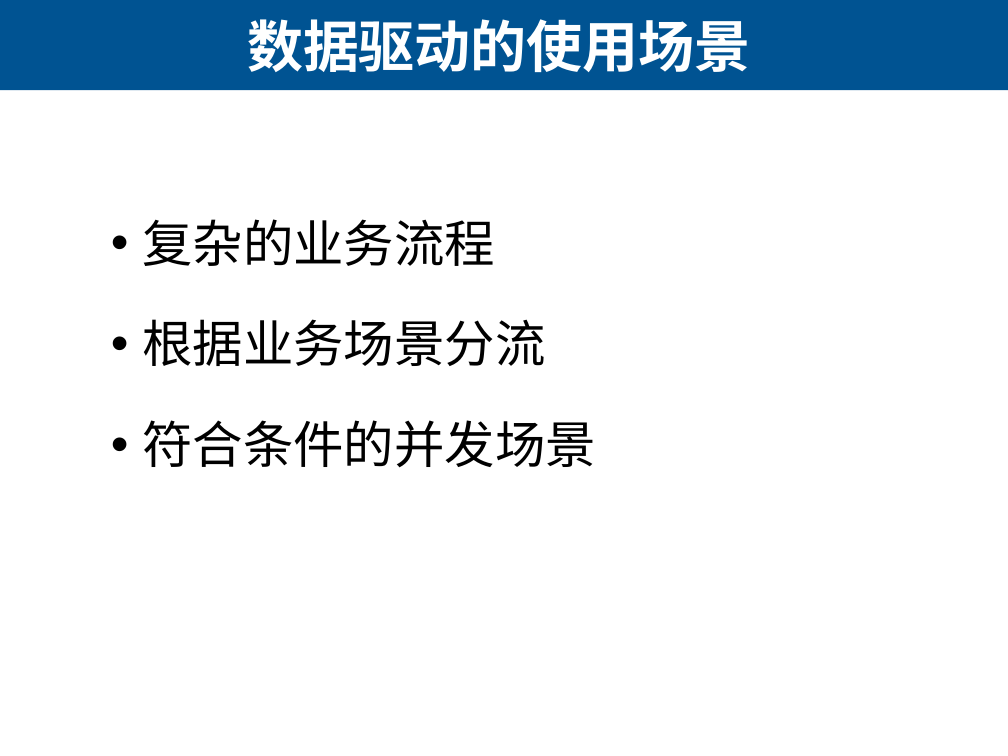
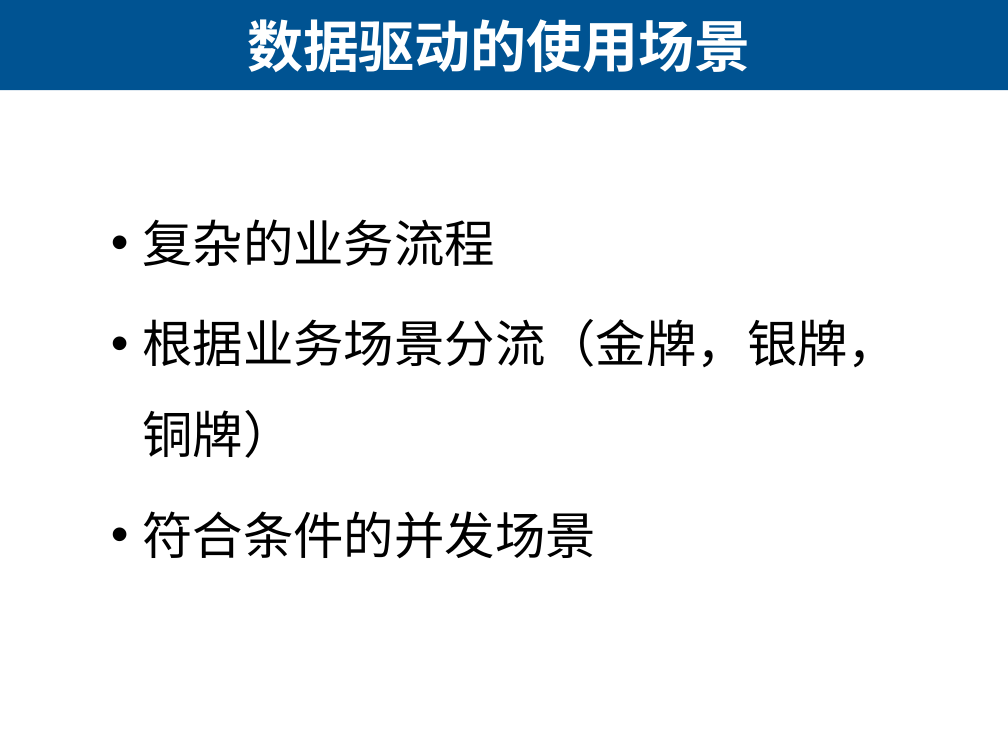
Before and after one commit to lihuanzhen/load-testing, a slide deck: slide 6 of 25 数据驱动性能测试.pptx. Drawn at 1008x756 pixels with LibreOffice and Linux fonts; fonts in the diff are those of the drawing. Boxes give left, top, right and bottom in pixels: in the first picture for what was removed or moved away, otherwise in the second. Text is boxed around its words. In the diff, an @@ line names an element or a change of style, - is before the commit and + after.

```diff
--- a/25 数据驱动性能测试.pptx
+++ b/25 数据驱动性能测试.pptx
@@ text at (142, 319, 898, 458): text changed @@
-  • 根据业务场景分流
+  • 根据业务场景分流（金牌，银牌，铜牌）
```
Also in this commit, not shown: 1 other file.
